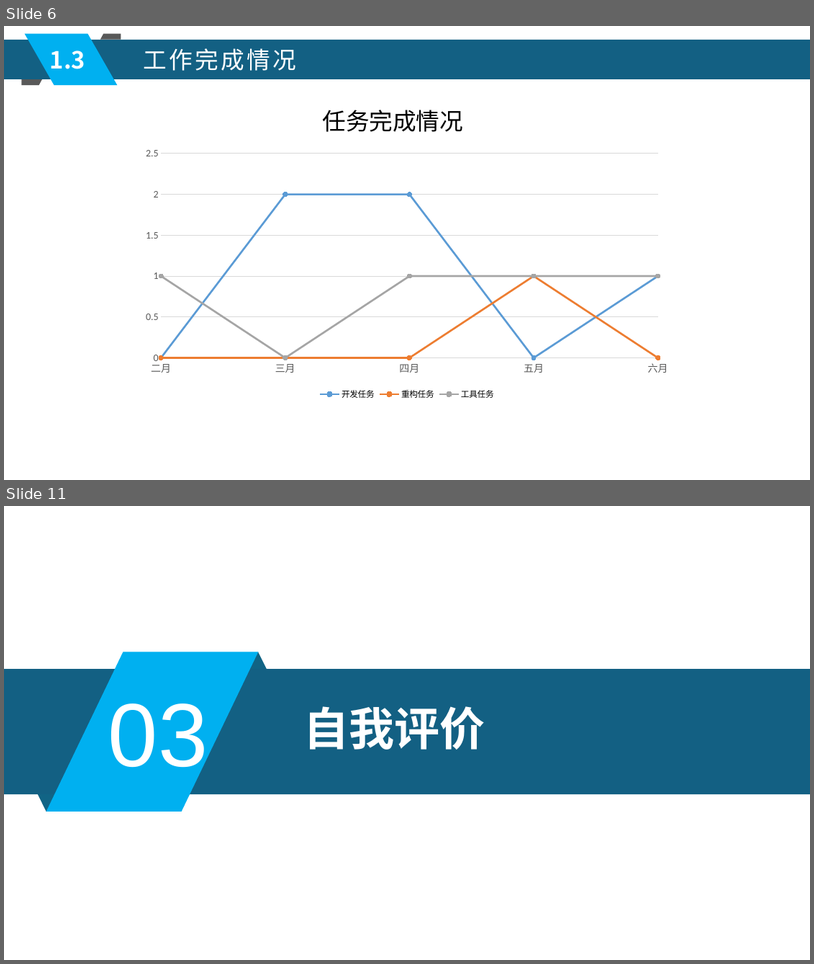
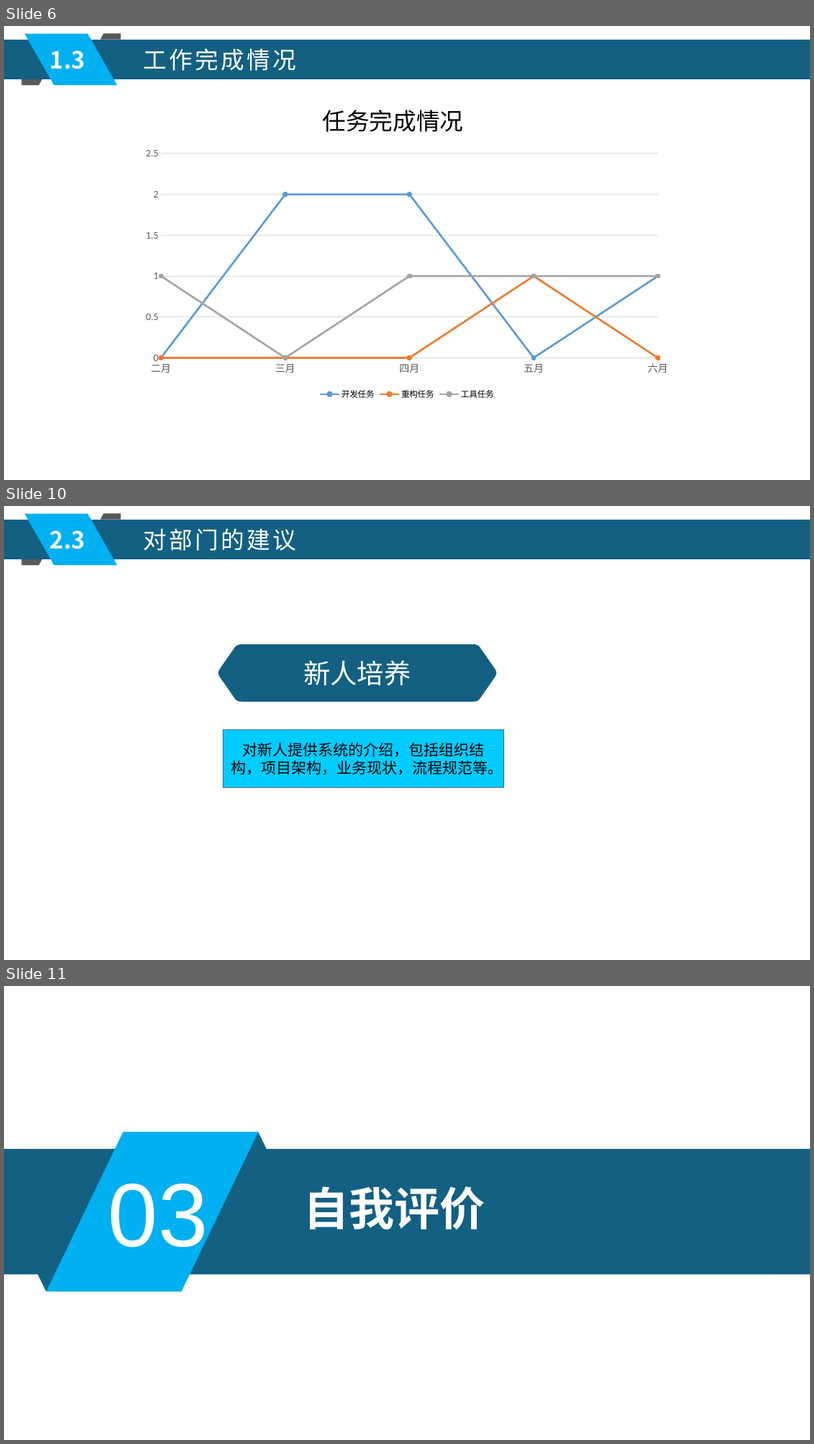
Before and after one commit to xljnc/husky-starter, a slide deck: doc/zzdb.pptx. Shown one above the other, each under a label of ours: slides 6 and 11 before the commit, slides 6, 10 and 11 after it; the slides between them are not shown. The pictures are 814x964 and 814x1444 pixels, drawn with LibreOffice and Linux fonts; fonts in the diff are those of the drawing. Boxes give left, top, right and bottom in pixels: in the first picture for what was removed or moved away, otherwise in the second. Text is boxed around its words. In the diff, an @@ line names an element or a change of style, - is before the commit and + after.

```diff
--- a/doc/zzdb.pptx
+++ b/doc/zzdb.pptx
@@ slide 10 added at (x1=4, y1=506, x2=810, y2=960), background #FFFFFF @@
@@ rectangle added at (x1=4, y1=519, x2=810, y2=559), fill #136083 @@
@@ parallelogram added at (x1=25, y1=514, x2=117, y2=565), fill #00B0F0 @@
@@ freeform shape added at (x1=100, y1=514, x2=121, y2=520), fill #595959 @@
@@ text added at (x1=50, y1=530, x2=85, y2=549), 28 pt, text #FFFFFF, bold @@
+2.3
@@ text added at (x1=144, y1=528, x2=297, y2=551), 28 pt, text #FFFFFF @@
+对部门的建议
@@ freeform shape added at (x1=21, y1=559, x2=42, y2=565), fill #595959 @@
@@ freeform shape added at (x1=218, y1=644, x2=497, y2=701), fill #136083, 32 pt, text #FFFFFF @@
+新人培养
@@ rectangle added at (x1=223, y1=730, x2=504, y2=787), fill #00CCFF, outline #3465A4 0.75 pt, 18 pt, text #000000 @@
+对新人提供系统的介绍，包括组织结
+构，项目架构，业务现状，流程规范等。
```
Also in this commit, not shown: 5 slides changed, 2 other slides added, 3 slides removed.
